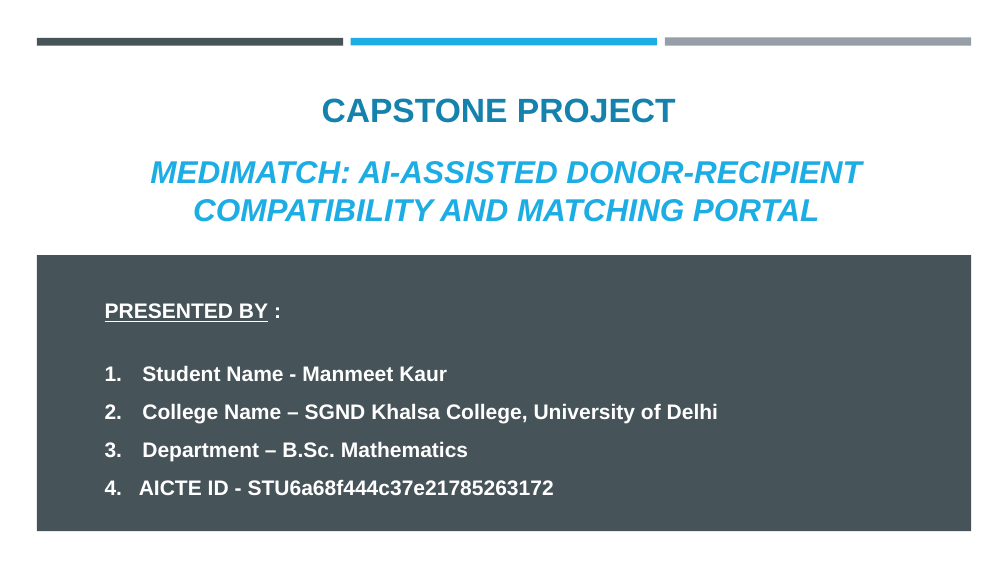
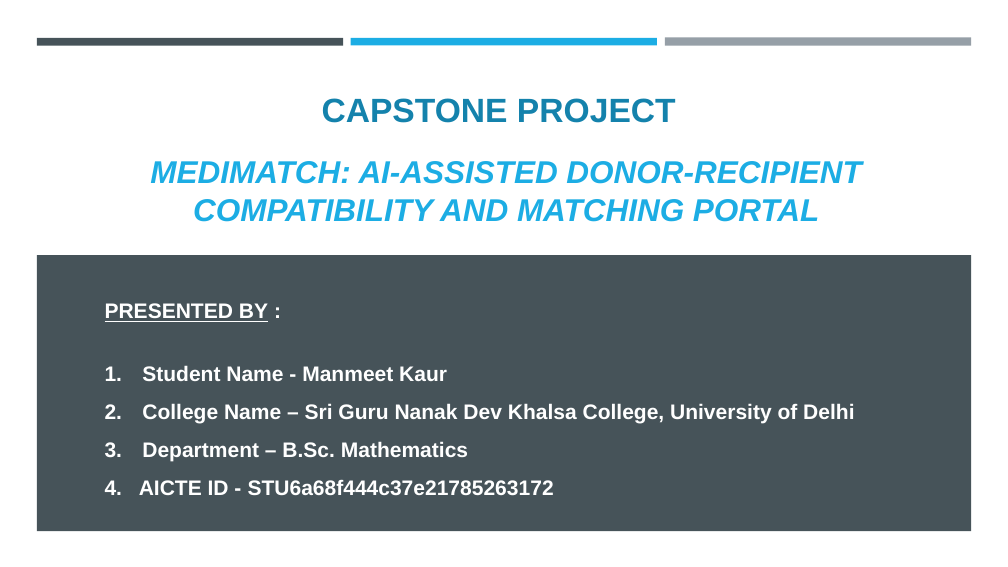
Before and after one commit to meetukhurana07-bot/MediMatch_, a slide deck: slide 1 of Manmeet Kaur - MediMatch.pptx. Drawn at 1008x567 pixels with LibreOffice and Linux fonts; fonts in the diff are those of the drawing; background and template pictures are left out. Boxes give left, top, right and bottom in pixels: in the first picture for what was removed or moved away, otherwise in the second. Text is boxed around its words. In the diff, an @@ line names an element or a change of style, - is before the commit and + after.

```diff
--- a/Manmeet Kaur - MediMatch.pptx
+++ b/Manmeet Kaur - MediMatch.pptx
@@ text at (142, 403, 854, 424): text changed @@
-2. College Name – SGND Khalsa College, University of Delhi
+2. College Name – Sri Guru Nanak Dev Khalsa College, University of Delhi
```
